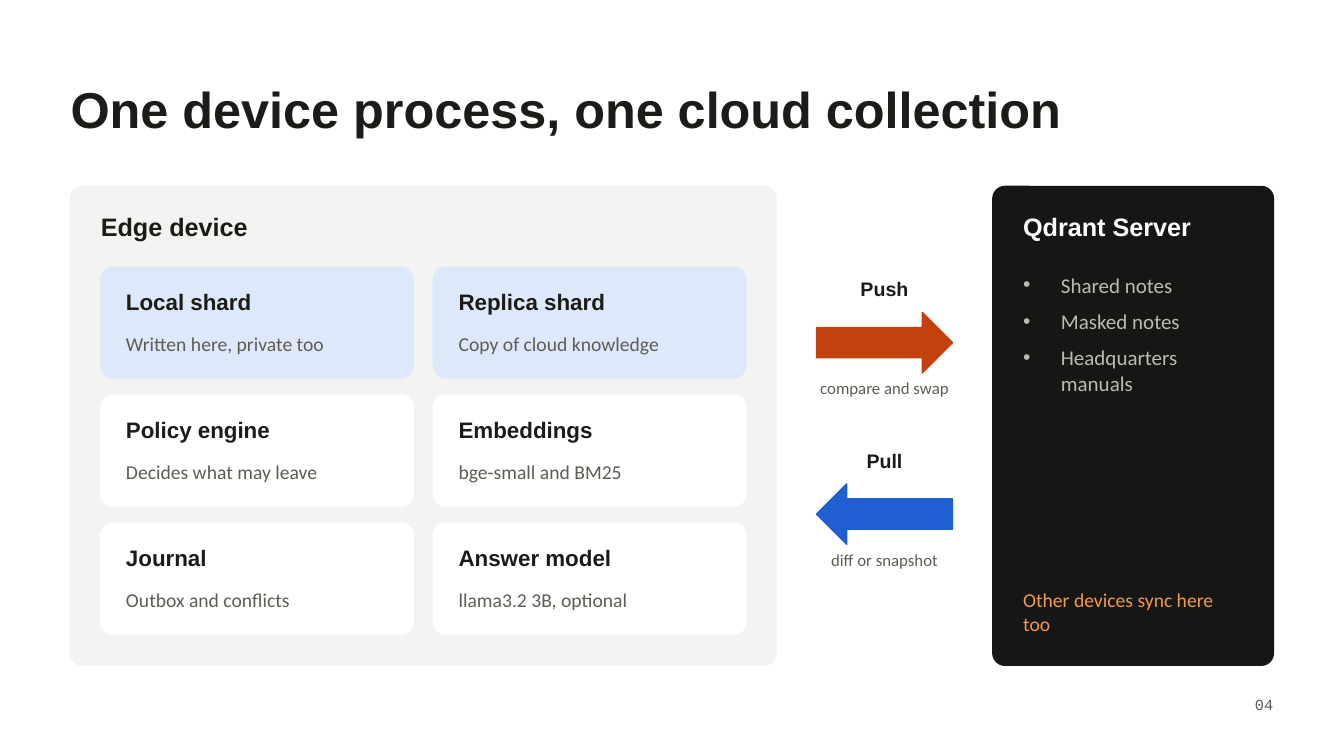
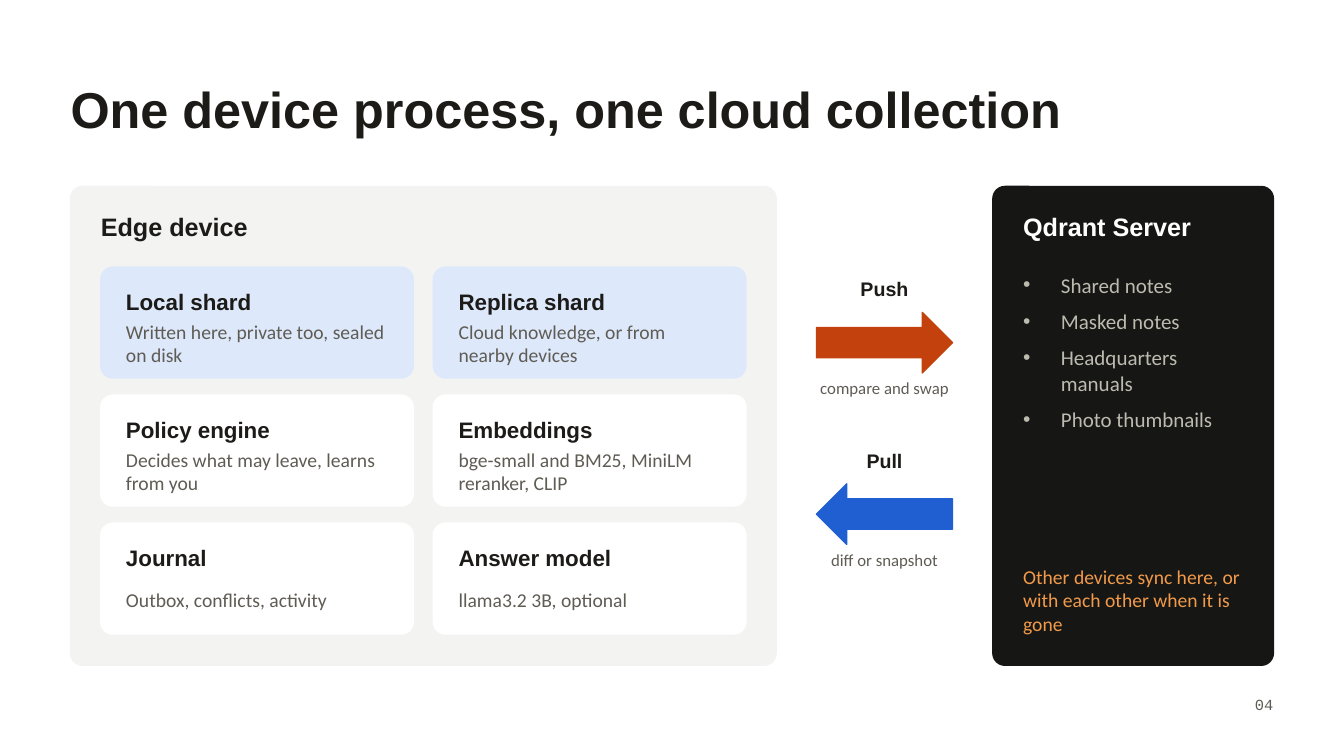
Before and after one commit to yabhinav1/fieldmind, a slide deck: slide 4 of docs/FieldMind-Compilers.pptx. Drawn at 1344x756 pixels with LibreOffice and Linux fonts; fonts in the diff are those of the drawing. Boxes give left, top, right and bottom in pixels: in the first picture for what was removed or moved away, otherwise in the second. Text is boxed around its words. In the diff, an @@ line names an element or a change of style, - is before the commit and + after.

Commit message:
Refresh the deck, the video script and the team briefing
The PDF and PowerPoint decks now cover the reranker, policy learning, sealed
storage, setup codes, peers, photos, backup, the shift report and the phone
layout, with the current screenshots and test count; the PDF is printed from
docs/deck.html so it can be regenerated without PowerPoint. The video script
and team briefing use the one-click conflict, the cross-platform commands and
the setup-code flow.

```diff
--- a/docs/FieldMind-Compilers.pptx
+++ b/docs/FieldMind-Compilers.pptx
@@ text at (x1=126, y1=325, x2=384, y2=362): text changed @@
-Written here, private too
+Written here, private too, sealed on disk
@@ text at (x1=459, y1=325, x2=666, y2=365): text changed @@
-Copy of cloud knowledge
+Cloud knowledge, or from nearby devices
@@ text at (x1=1061, y1=412, x2=1212, y2=427): paragraph added @@
+• Photo thumbnails
@@ text at (x1=126, y1=453, x2=374, y2=493): text changed @@
-Decides what may leave
+Decides what may leave, learns from you
@@ text at (x1=459, y1=453, x2=692, y2=492): text changed @@
-bge-small and BM25
+bge-small and BM25, MiniLM reranker, CLIP
@@ text at (x1=126, y1=593, x2=326, y2=610): text changed @@
-Outbox and conflicts
+Outbox, conflicts, activity
@@ text at (x1=1023, y1=570, x2=1240, y2=635): text changed @@
-Other devices sync here too
+Other devices sync here, or with each other when it is gone
```
Also in this commit, not shown: 6 other slides changed, 4 other files.
